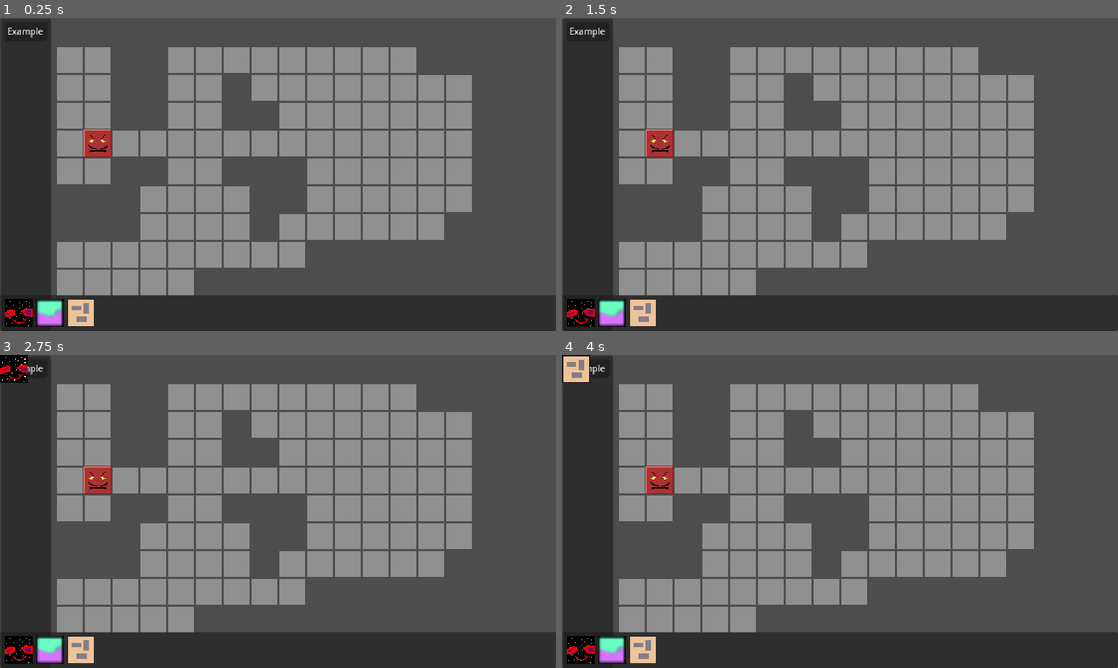
Above: before the commit, frames 1-4 (two rows, left to right).
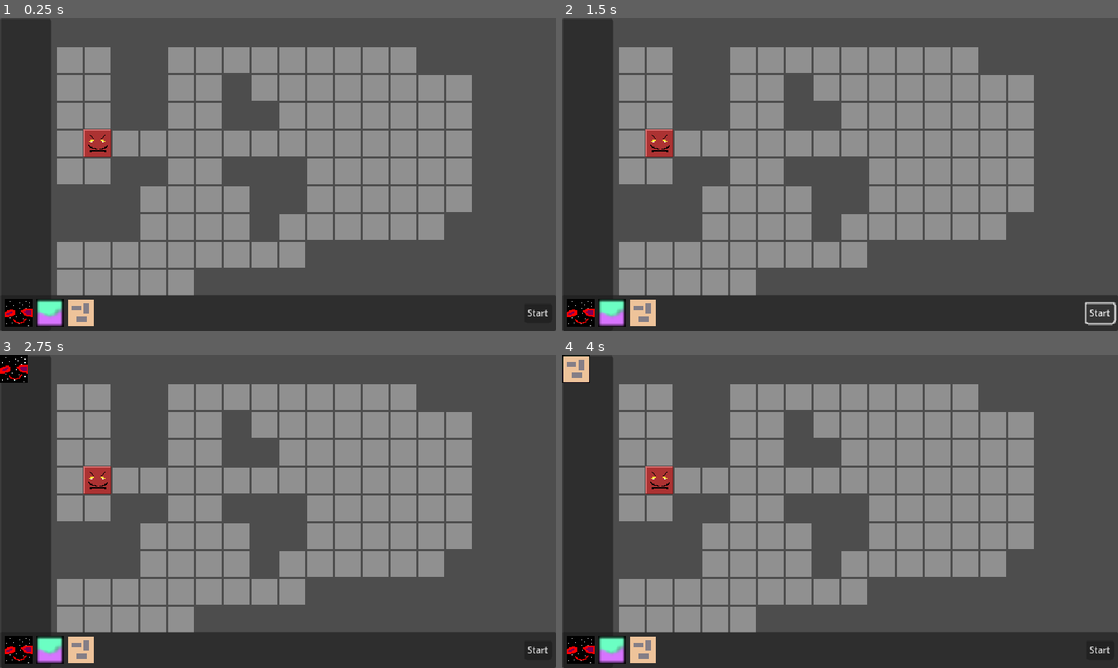
Above: after the commit, the same moments.

Repository: wilkesreid/new-game-project
Game: Godot game, scene res://main.tscn
Two runs of this game, one before a commit and one after it. Both use one fixed random seed, a clock stepped at 60 frames per second and the inputs below.
Inputs (mouse positions are in pixels of both pictures, inside the frame that each line leads up to):
- Up to frame 1 (0.25 s): no input
- Up to frame 2 (1.5 s): click "Example" (after the commit: "Start") at 0.5 s; click "Example" (after the commit: "Start") at 1.25 s
- Up to frame 3 (2.75 s): click (16, 649) at 2 s
- Up to frame 4 (4 s): click (612, 649) at 2.75 s; click (645, 649) at 3.5 s

The runs differ from the first frame. In frame 1, 0.1% of the frame differs, in the area x 1-99%, y 3-96%; in frame 2, 0.3%, in the area x 1-100%, y 3-99%; in frame 3, less than 0.1%; in frame 4, less than 0.1%.

Commit message:
Update, not sure what I did, it's my repo I can do what I want

Diff:
--- a/enemies.gd
+++ b/enemies.gd
@@ -7,7 +7,7 @@
     if phase == State.PHASE.ENEMY:
       for enemy in enemies:
         enemy.moves = enemy.speed
-        move_algo(enemy)
+        await move_algo(enemy)
       State.phase = State.PHASE.MOVE
   )
 
--- a/main.gd
+++ b/main.gd
@@ -48,9 +48,7 @@
 
 	# TODO: Make this more manageable and stable
 	if Input.is_action_just_pressed("next"):
-		if State.is_phase(State.PHASE.PLACE):
-			State.phase = State.PHASE.MOVE
-		elif State.is_phase(State.PHASE.MOVE):
+		if State.is_phase(State.PHASE.MOVE):
 			State.phase = State.PHASE.ENEMY
 		elif State.is_phase(State.PHASE.ENEMY):
 			State.phase = State.PHASE.MOVE
--- a/main.tscn
+++ b/main.tscn
@@ -3,10 +3,10 @@
 [ext_resource type="Script" path="res://main.gd" id="1_6xwgr"]
 [ext_resource type="Texture2D" uid="uid://cbtaopl0tp0p0" path="res://sprites/tile.png" id="2_72d4w"]
 [ext_resource type="Script" path="res://tile_map_layer.gd" id="3_j7jyc"]
-[ext_resource type="PackedScene" uid="uid://dbkcerqtkko2v" path="res://create_ui.tscn" id="4_a7hnr"]
+[ext_resource type="PackedScene" uid="uid://dbkcerqtkko2v" path="res://ui/create_ui.tscn" id="4_a7hnr"]
 [ext_resource type="PackedScene" uid="uid://djc5ql4hifktf" path="res://enemies/monstieur/monstieur.tscn" id="4_n5dff"]
-[ext_resource type="PackedScene" uid="uid://rnikloryco53" path="res://ability_ui.tscn" id="5_88p6f"]
 [ext_resource type="Theme" uid="uid://cxq6npo4tlygl" path="res://ui/theme.tres" id="5_oosrw"]
+[ext_resource type="PackedScene" uid="uid://crknpiu4ckqfb" path="res://ui/in_game_ui.tscn" id="6_x7rko"]
 
 [sub_resource type="TileSetAtlasSource" id="TileSetAtlasSource_aa8il"]
 texture = ExtResource("2_72d4w")
@@ -38,7 +38,7 @@
 offset_bottom = 360.0
 theme = ExtResource("5_oosrw")
 
-[node name="AbilityUi" parent="Control" instance=ExtResource("5_88p6f")]
+[node name="InGameUi" parent="Control" instance=ExtResource("6_x7rko")]
 layout_mode = 1
 
 [node name="CreateUI" parent="Control" instance=ExtResource("4_a7hnr")]
--- a/state.gd
+++ b/state.gd
@@ -38,6 +38,10 @@
 
 func clear_selection() -> void:
 	selected = Vector2i.ZERO
+
+func retrigger_select() -> void:
+	if is_selected:
+		select_index(selected)
 
 ## Things on the grid
 
@@ -103,7 +107,9 @@
 			return true
 		PHASE.MOVE:
 			# can't go to move phase if there are no units
-			return !map.is_empty()
+			return map.values().any(func (unit):
+				return unit is Friendly
+			)
 		PHASE.ENEMY:
 			# can't go to enemy's turn if we haven't moved all our units
 			return true # TODO: return false if we haven't finished our turn
--- a/ability_ui.gd
+++ b/ui/ability_ui.gd
@@ -4,6 +4,7 @@
 
 func _ready() -> void:
   vflow = get_node('PanelContainer/MarginContainer/VFlowContainer')
+  remove_all_buttons()
   State.select.connect(_select)
   State.deselect.connect(_deselect)
 
@@ -16,7 +17,6 @@
   remove_all_buttons()
   var unit = State.at(index)
   if unit != null and unit is Friendly:
-    print(unit)
     for ability in unit.abilities:
       var btn = Button.new()
       btn.text = ability.name
--- a/ability_ui.tscn
+++ b/ui/ability_ui.tscn
@@ -1,14 +1,12 @@
 [gd_scene load_steps=3 format=3 uid="uid://rnikloryco53"]
 
-[ext_resource type="Script" path="res://ability_ui.gd" id="1_baymu"]
+[ext_resource type="Script" path="res://ui/ability_ui.gd" id="1_baymu"]
 [ext_resource type="Theme" uid="uid://cxq6npo4tlygl" path="res://ui/theme.tres" id="1_ivkhw"]
 
 [node name="AbilityUi" type="Control"]
 layout_mode = 3
-anchors_preset = 15
-anchor_right = 1.0
+anchors_preset = 9
 anchor_bottom = 1.0
-grow_horizontal = 2
 grow_vertical = 2
 theme = ExtResource("1_ivkhw")
 script = ExtResource("1_baymu")
--- a/create_ui.gd
+++ b/ui/create_ui.gd
@@ -4,10 +4,9 @@
 
 func _ready() -> void:
 	State.phase_change.connect(func (new_phase: State.PHASE) -> void:
-		if new_phase == State.PHASE.PLACE:
-			show()
-		else:
-			hide())
+		if new_phase != State.PHASE.PLACE:
+			queue_free()
+	)
 
 func create_at_selected(scene_path : String) -> void:
 	var instance = load(scene_path).instantiate()
@@ -22,3 +21,8 @@
 
 func _on_constellation_button_pressed() -> void:
 	create_at_selected("res://units/constellation/constellation.tscn")
+
+
+func _on_start_button_pressed() -> void:
+	State.phase = State.PHASE.MOVE
+	State.retrigger_select()
--- a/create_ui.tscn
+++ b/ui/create_ui.tscn
@@ -1,6 +1,6 @@
 [gd_scene load_steps=5 format=3 uid="uid://dbkcerqtkko2v"]
 
-[ext_resource type="Script" path="res://create_ui.gd" id="1_llmcw"]
+[ext_resource type="Script" path="res://ui/create_ui.gd" id="1_llmcw"]
 [ext_resource type="Texture2D" uid="uid://cnd703a23gcb8" path="res://sprites/constellation.png" id="2_vfjjj"]
 [ext_resource type="Texture2D" uid="uid://bvuxwqkjvmu0m" path="res://sprites/mimi.png" id="3_xh43v"]
 [ext_resource type="Texture2D" uid="uid://dcoo3c3c7lyf4" path="res://sprites/derpy.png" id="4_y6gau"]
@@ -47,6 +47,13 @@
 layout_mode = 2
 texture_normal = ExtResource("4_y6gau")
 
+[node name="Button" type="Button" parent="PanelContainer/MarginContainer"]
+layout_mode = 2
+size_flags_horizontal = 8
+size_flags_vertical = 4
+text = "Start"
+
 [connection signal="pressed" from="PanelContainer/MarginContainer/HFlowContainer/ConstellationButton" to="." method="_on_constellation_button_pressed"]
 [connection signal="pressed" from="PanelContainer/MarginContainer/HFlowContainer/MimiButton" to="." method="_on_mimi_button_pressed"]
 [connection signal="pressed" from="PanelContainer/MarginContainer/HFlowContainer/DerpyButton" to="." method="_on_derpy_button_pressed"]
+[connection signal="pressed" from="PanelContainer/MarginContainer/Button" to="." method="_on_start_button_pressed"]
--- /dev/null
+++ b/ui/in_game_ui.gd
@@ -0,0 +1,15 @@
+extends Control
+
+var bottom_bar : Control
+
+func _ready() -> void:
+  bottom_bar = $BottomBar
+  State.phase_change.connect(func (new_phase: State.PHASE) -> void:
+    if new_phase == State.PHASE.MOVE:
+      bottom_bar.show()
+    else:
+      bottom_bar.hide()
+  )
+
+func _on_end_turn_button_pressed() -> void:
+  State.phase = State.PHASE.ENEMY
--- /dev/null
+++ b/ui/in_game_ui.tscn
@@ -0,0 +1,42 @@
+[gd_scene load_steps=4 format=3 uid="uid://crknpiu4ckqfb"]
+
+[ext_resource type="Script" path="res://ui/in_game_ui.gd" id="1_af48y"]
+[ext_resource type="Theme" uid="uid://cxq6npo4tlygl" path="res://ui/theme.tres" id="1_h8lov"]
+[ext_resource type="PackedScene" uid="uid://rnikloryco53" path="res://ui/ability_ui.tscn" id="2_nb7f3"]
+
+[node name="InGameUi" type="Control"]
+layout_mode = 3
+anchors_preset = 15
+anchor_right = 1.0
+anchor_bottom = 1.0
+grow_horizontal = 2
+grow_vertical = 2
+theme = ExtResource("1_h8lov")
+script = ExtResource("1_af48y")
+
+[node name="AbilityUi" parent="." instance=ExtResource("2_nb7f3")]
+layout_mode = 1
+
+[node name="BottomBar" type="PanelContainer" parent="."]
+visible = false
+layout_mode = 1
+anchors_preset = 12
+anchor_top = 1.0
+anchor_right = 1.0
+anchor_bottom = 1.0
+grow_horizontal = 2
+grow_vertical = 0
+
+[node name="MarginContainer" type="MarginContainer" parent="BottomBar"]
+layout_mode = 2
+theme_override_constants/margin_left = 4
+theme_override_constants/margin_top = 4
+theme_override_constants/margin_right = 4
+theme_override_constants/margin_bottom = 4
+
+[node name="Button" type="Button" parent="BottomBar/MarginContainer"]
+layout_mode = 2
+size_flags_horizontal = 8
+text = "End Turn"
+
+[connection signal="pressed" from="BottomBar/MarginContainer/Button" to="." method="_on_end_turn_button_pressed"]
